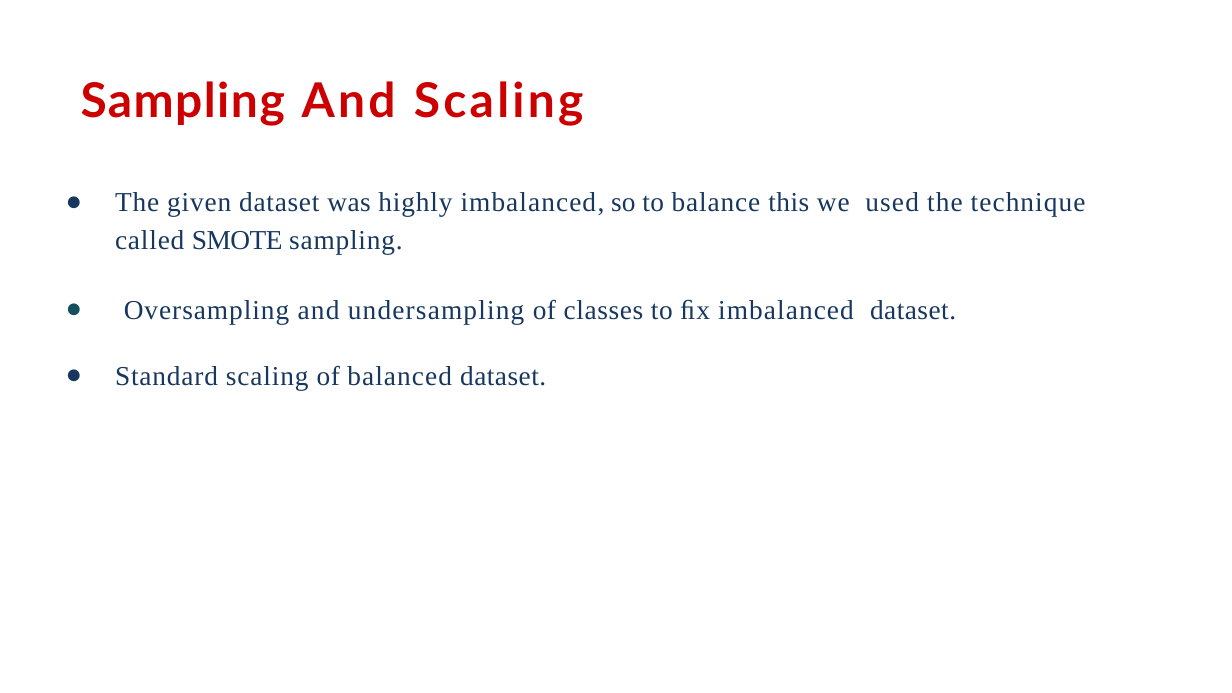
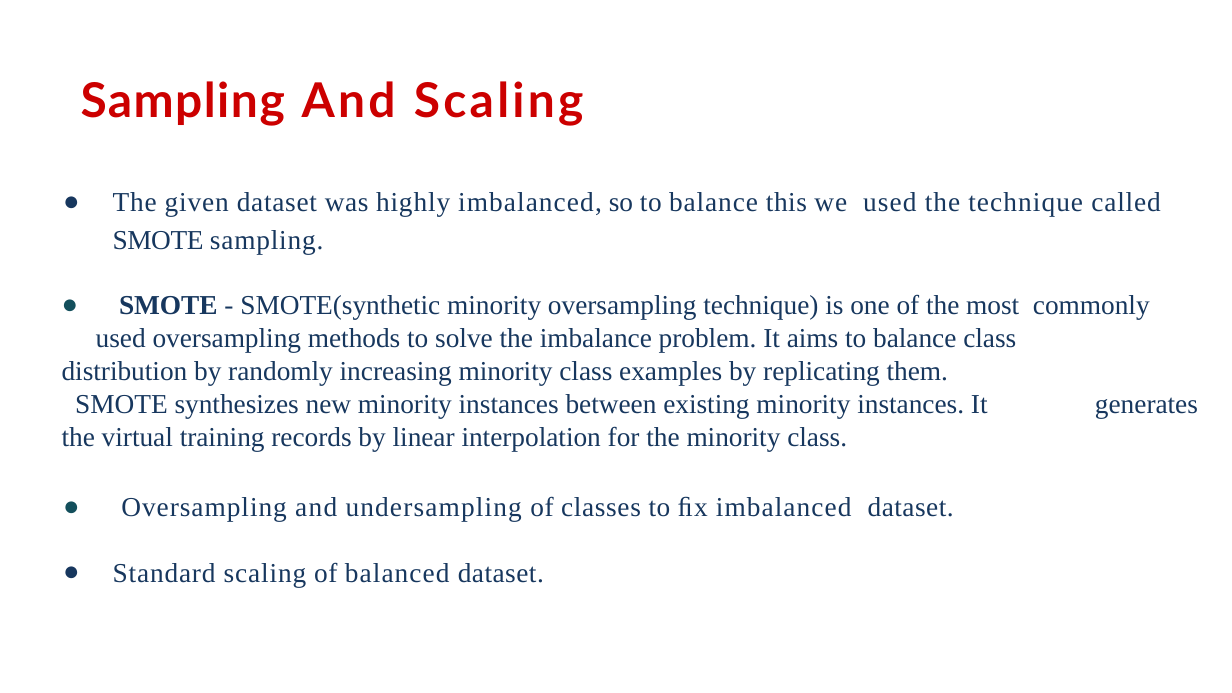
Before and after one commit to AnnayanB/SupervisedML_BankMarketingCampaigns, a slide deck: slide 22 of Presentation-Bank Marketing Effectiveness Prediction.pptx.pptx. Drawn at 1232x693 pixels with LibreOffice and Linux fonts; fonts in the diff are those of the drawing; background and template pictures are left out. Boxes give left, top, right and bottom in pixels: in the first picture for what was removed or moved away, otherwise in the second. Text is boxed around its words. In the diff, an @@ line names an element or a change of style, - is before the commit and + after.

```diff
--- a/Presentation-Bank Marketing Effectiveness Prediction.pptx.pptx
+++ b/Presentation-Bank Marketing Effectiveness Prediction.pptx.pptx
@@ text at (62,294,1198,451): paragraph added @@
+● SMOTE - SMOTE(synthetic minority oversampling technique) is one of the most commonly used oversampling methods to solve the imbalance problem. It aims to balance class distribution by randomly increasing minority class examples by replicating them. SMOTE synthesizes new minority instances between existing minority instances. It generates the virtual training records by linear interpolation for the minority class.
```
